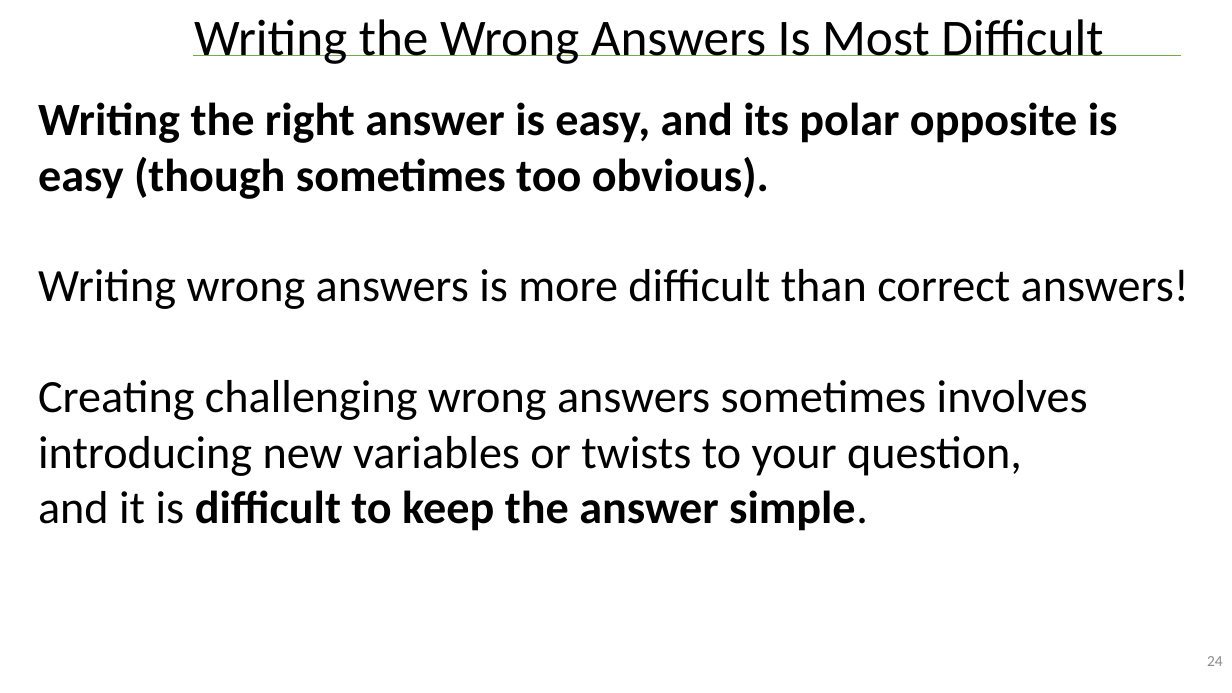
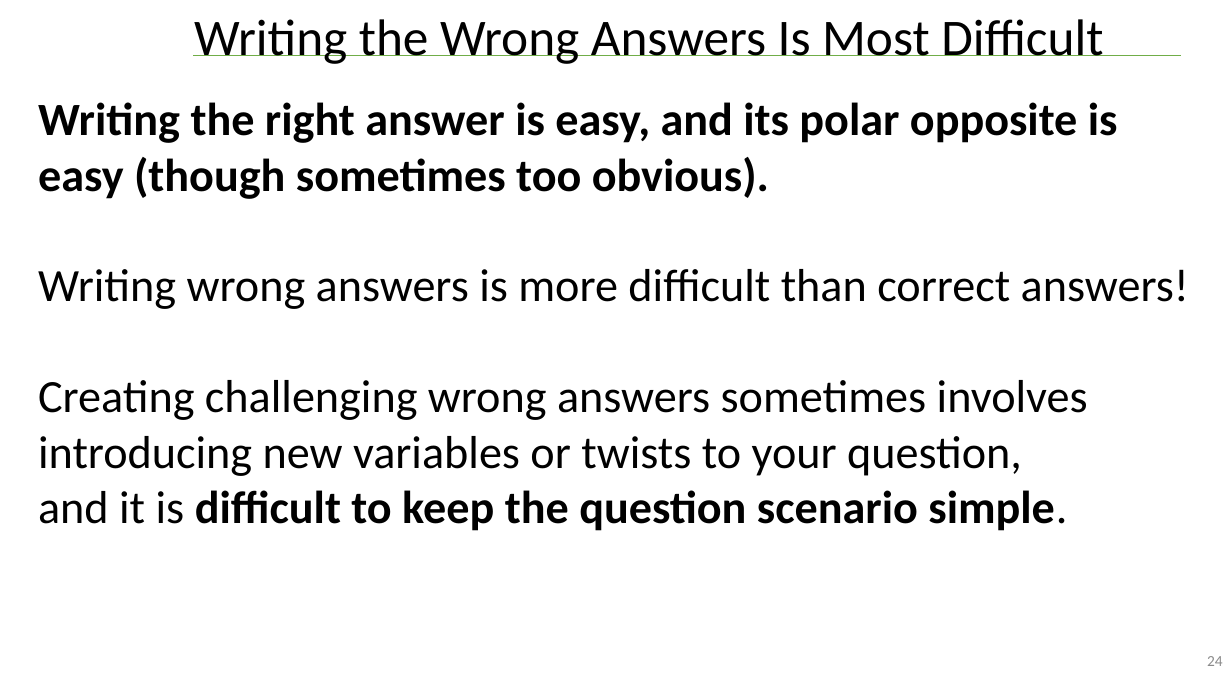
Before and after one commit to williamadba/Public-Presentations, a slide deck: slide 24 of SQLSat Bham 2019/Think Like a Certification Exam.pptx. Drawn at 1232x693 pixels with LibreOffice and Linux fonts; fonts in the diff are those of the drawing. Boxes give left, top, right and bottom in pixels: in the first picture for what was removed or moved away, otherwise in the second. Text is boxed around its words. In the diff, an @@ line names an element or a change of style, - is before the commit and + after.

```diff
--- a/SQLSat Bham 2019/Think Like a Certification Exam.pptx
+++ b/SQLSat Bham 2019/Think Like a Certification Exam.pptx
@@ text at bbox=[38, 380, 1088, 531]: text changed @@
-Creating challenging wrong answers sometimes involves introducing new variables or twists to your question,
-and it is difficult to keep the answer simple.
+Creating challenging wrong answers sometimes involves introducing new variables or twists to your question,
+and it is difficult to keep the question scenario simple.
```
Also in this commit, not shown: 13 other slides changed.
